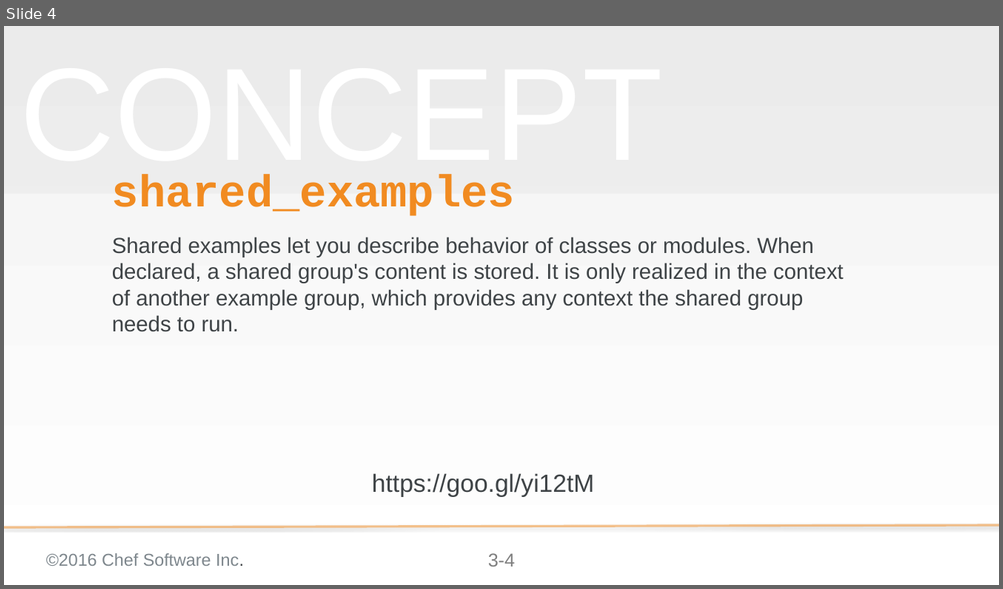
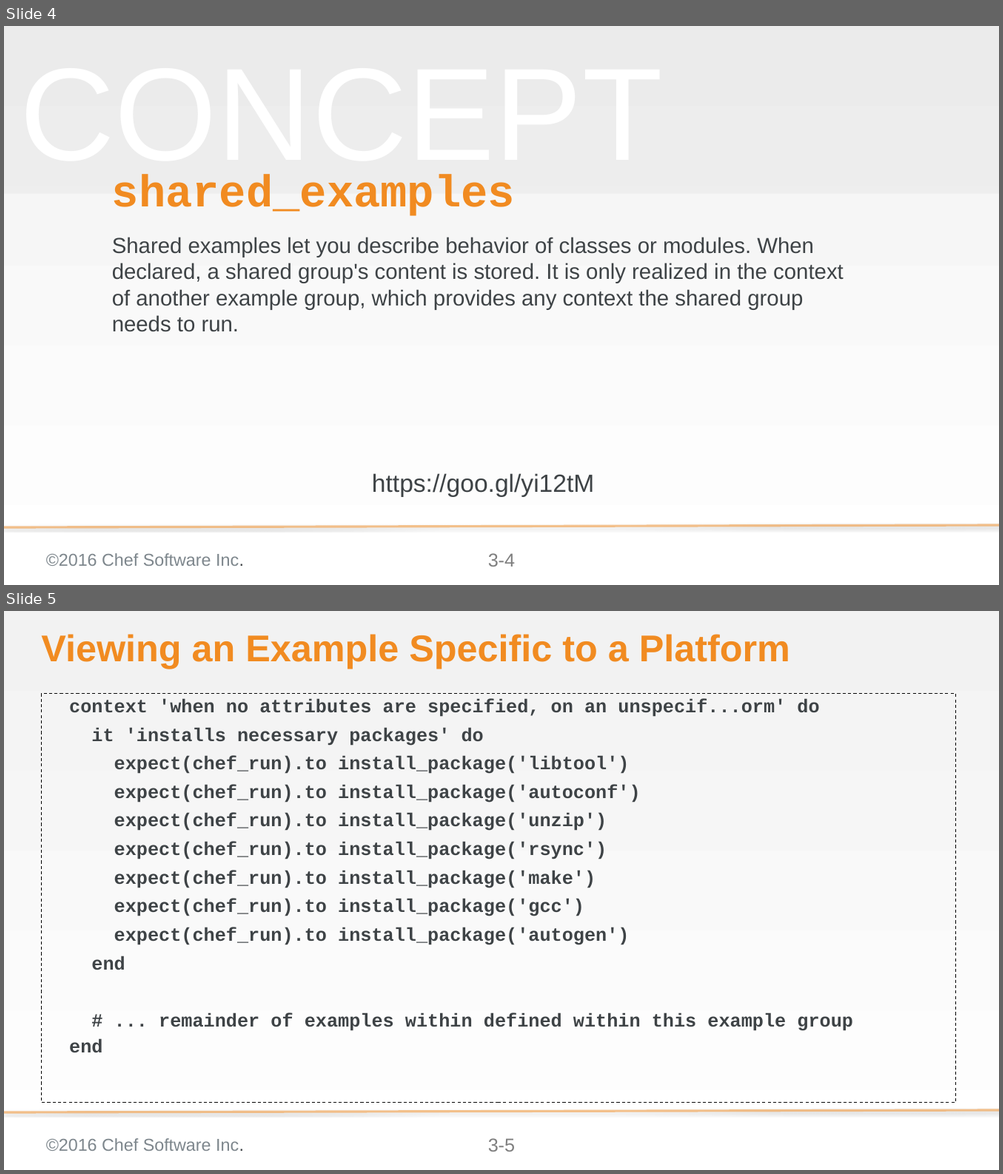
Before and after one commit to chef-training/elegant_tests, a slide deck: 04-shared_examples.pptx. Shown one above the other, each under a label of ours: slide 4 before the commit, slides 4 and 5 after it. The pictures are 1003x589 and 1003x1174 pixels, drawn with LibreOffice and Linux fonts; fonts in the diff are those of the drawing; background and template pictures are left out. Boxes give left, top, right and bottom in pixels: in the first picture for what was removed or moved away, otherwise in the second. Text is boxed around its words. In the diff, an @@ line names an element or a change of style, - is before the commit and + after.

```diff
--- a/04-shared_examples.pptx
+++ b/04-shared_examples.pptx
@@ slide 5 added at <box>4,611,999,1170</box>, background gradient #F2F2F2 to #FFFFFF; not listed: 3 template elements that a slide beside it also shows @@
@@ title added at <box>41,634,790,669</box>, 48 pt, text #F18B21, bold @@
+Viewing an Example Specific to a Platform
@@ text added at <box>42,693,955,1102</box>, outline #000000 1 pt dashed, 24 pt, text #3E4346, bold @@
+context 'when no attributes are specified, on an unspecif...orm' do
+it 'installs necessary packages' do
+expect(chef_run).to install_package('libtool')
+expect(chef_run).to install_package('autoconf')
+expect(chef_run).to install_package('unzip')
+expect(chef_run).to install_package('rsync')
+expect(chef_run).to install_package('make')
+expect(chef_run).to install_package('gcc')
+expect(chef_run).to install_package('autogen')
+end
+# ... remainder of examples within defined within this example group
+end
```
Also in this commit, not shown: 2 slides changed, 2 other slides added.
